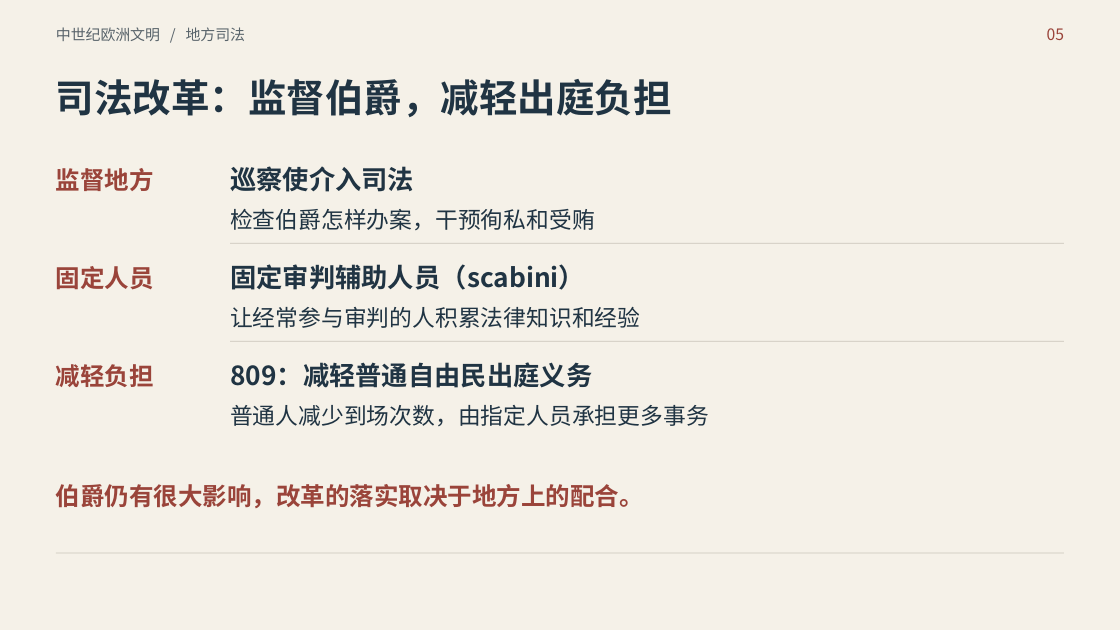
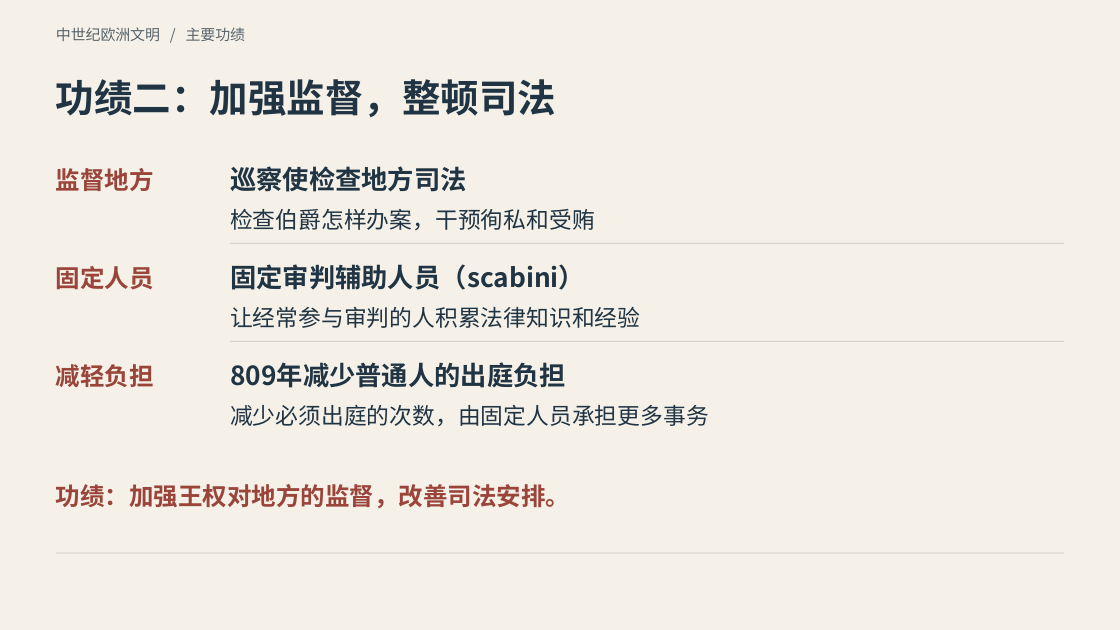
Before and after one commit to mimiqi/FDU-GECC10068-MedievalEuropeanCivilization, a slide deck: slide 4 of 讨论课/交付文件/查理曼_ppt.pptx (slide 5 before the commit). Drawn at 1120x630 pixels with LibreOffice and Linux fonts; fonts in the diff are those of the drawing. Boxes give left, top, right and bottom in pixels: in the first picture for what was removed or moved away, otherwise in the second. Text is boxed around its words. In the diff, an @@ line names an element or a change of style, - is before the commit and + after.

```diff
--- a/讨论课/交付文件/查理曼_ppt.pptx
+++ b/讨论课/交付文件/查理曼_ppt.pptx
@@ text at <box>56,27,245,41</box>: text changed @@
-中世纪欧洲文明 / 地方司法
+中世纪欧洲文明 / 主要功绩
@@ text removed at <box>1047,28,1064,40</box> @@
-05
@@ text at <box>56,79,556,117</box>: text changed @@
-司法改革：监督伯爵，减轻出庭负担
+功绩二：加强监督，整顿司法
@@ text at <box>230,166,467,192</box>: text changed @@
-巡察使介入司法
+巡察使检查地方司法
@@ text at <box>230,362,566,388</box>: text changed @@
-809：减轻普通自由民出庭义务
+809年减少普通人的出庭负担
@@ text at <box>230,405,709,426</box>: text changed @@
-普通人减少到场次数，由指定人员承担更多事务
+减少必须出庭的次数，由固定人员承担更多事务
@@ text at <box>56,484,571,508</box>: text changed @@
-伯爵仍有很大影响，改革的落实取决于地方上的配合。
+功绩：加强王权对地方的监督，改善司法安排。
```
Also in this commit, not shown: 7 other slides changed, 3 slides added, 3 slides removed, 1 other file.
